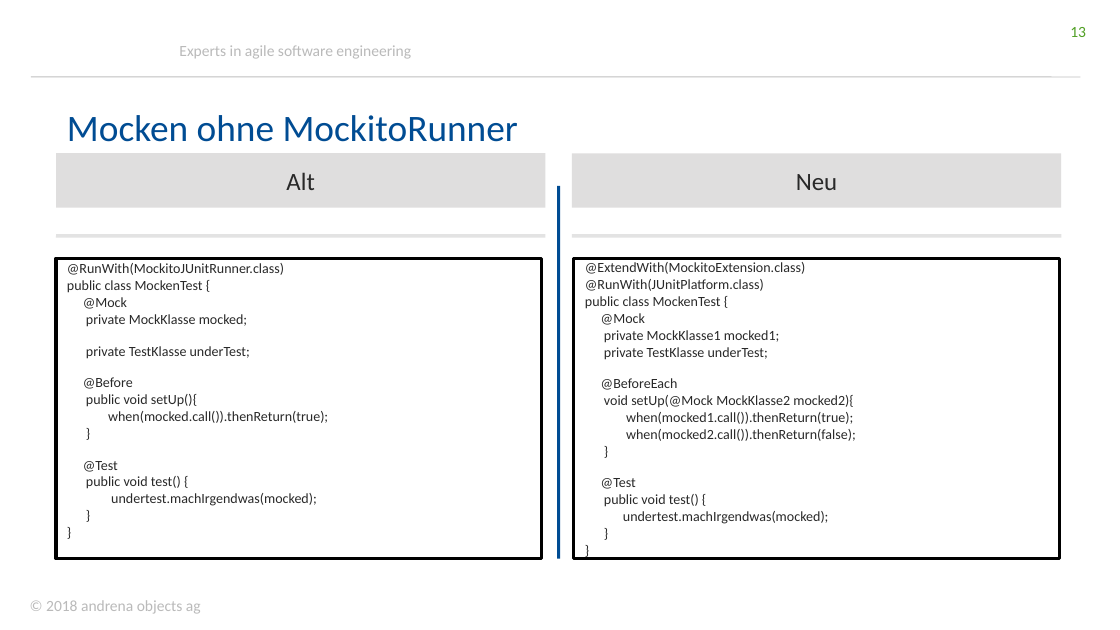
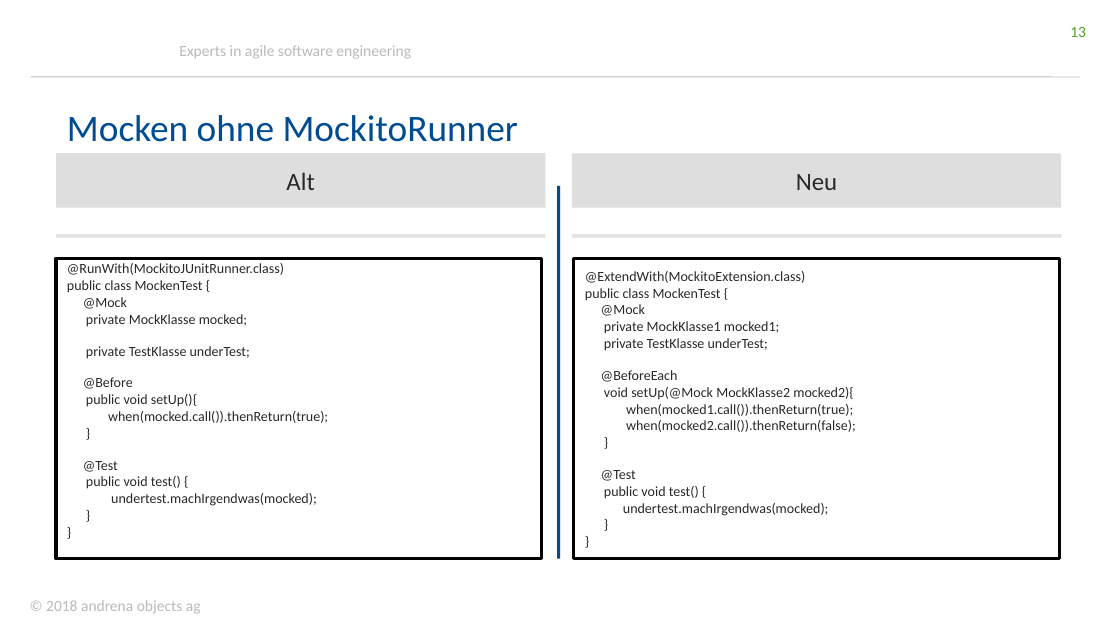
Before and after one commit to andrena/junit5-workshop-et-ka-2018, a slide deck: slide 13 of files/Folien.pptx. Drawn at 1120x630 pixels with LibreOffice and Linux fonts; fonts in the diff are those of the drawing; background and template pictures are left out. Boxes give left, top, right and bottom in pixels: in the first picture for what was removed or moved away, otherwise in the second. Text is boxed around its words. In the diff, an @@ line names an element or a change of style, - is before the commit and + after.

Commit message:
fix

```diff
--- a/files/Folien.pptx
+++ b/files/Folien.pptx
@@ text in rectangle at box(585, 279, 764, 291): paragraph removed @@
-@RunWith(JUnitPlatform.class)
```
